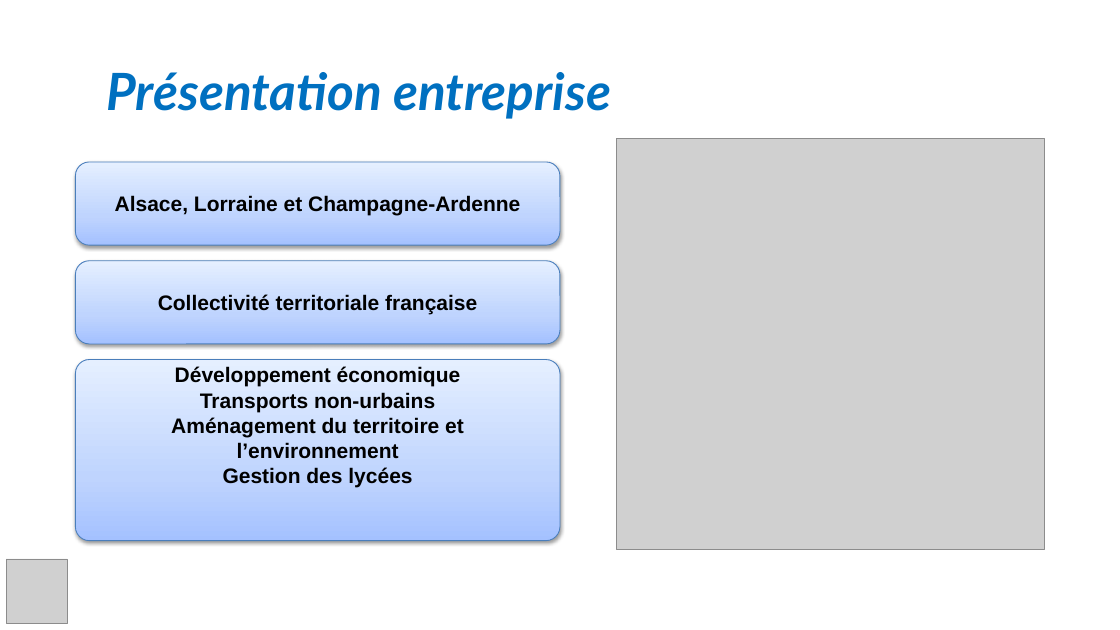
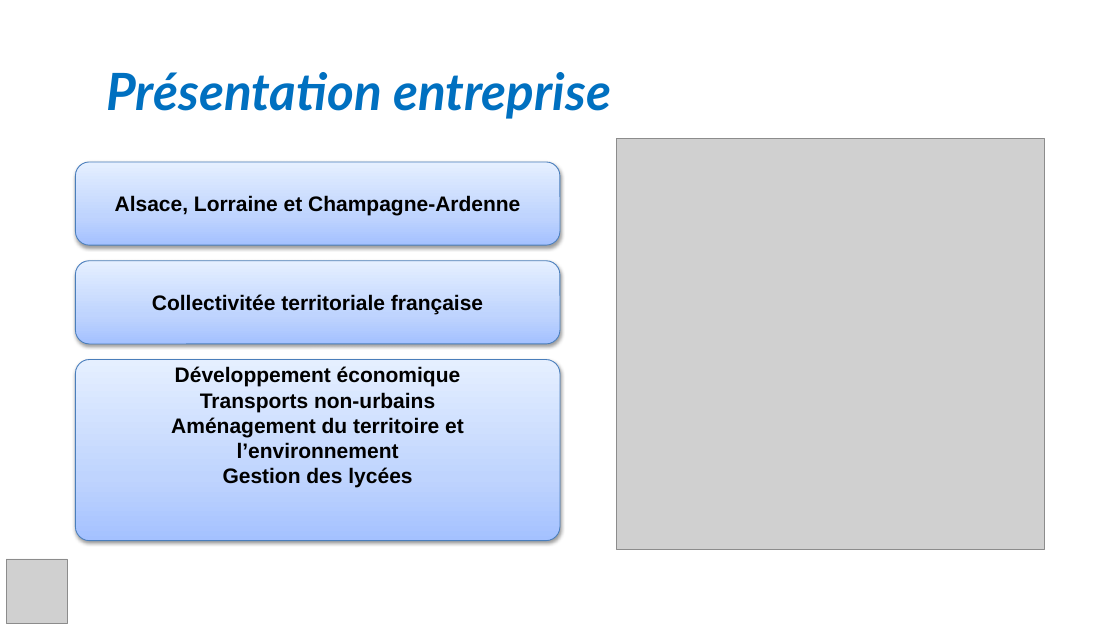
Before and after one commit to AnthonyKTTR67/projet, a slide deck: slide 4 of Rapport_&_Revue/Revue 2/Presentation_Revue_2_KETTERER_Anthony.pptx. Drawn at 1120x630 pixels with LibreOffice and Linux fonts; fonts in the diff are those of the drawing; grey boxes stand for pictures; background and template pictures are left out. Boxes give left, top, right and bottom in pixels: in the first picture for what was removed or moved away, otherwise in the second. Text is boxed around its words. In the diff, an @@ line names an element or a change of style, - is before the commit and + after.

```diff
--- a/Rapport_&_Revue/Revue 2/Presentation_Revue_2_KETTERER_Anthony.pptx
+++ b/Rapport_&_Revue/Revue 2/Presentation_Revue_2_KETTERER_Anthony.pptx
@@ text in rounded rectangle at (152, 294, 483, 315): text changed @@
-Collectivité territoriale française
+Collectivitée territoriale française
```
Also in this commit, not shown: 6 other slides changed, 1 slide added, 1 slide removed.
